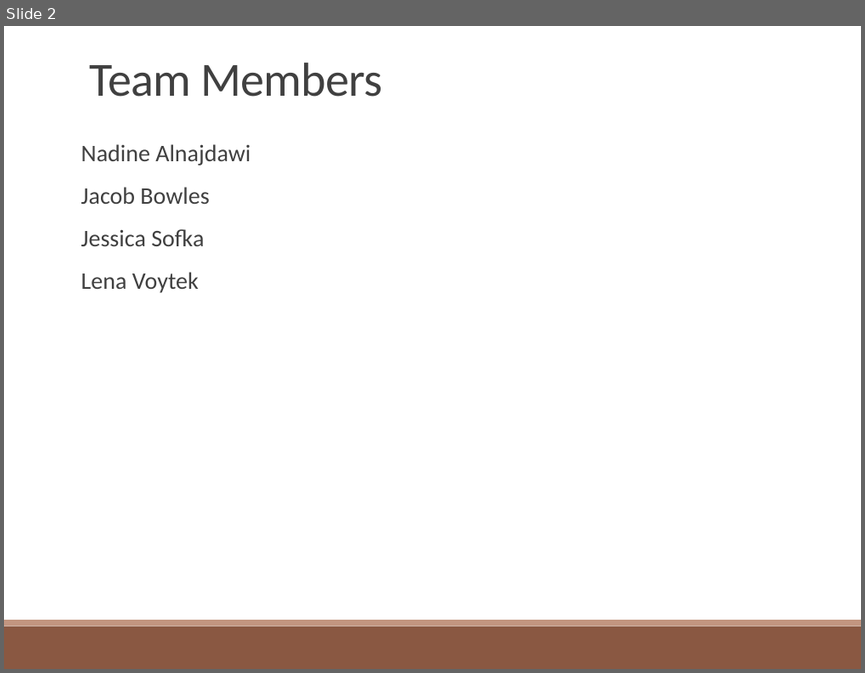
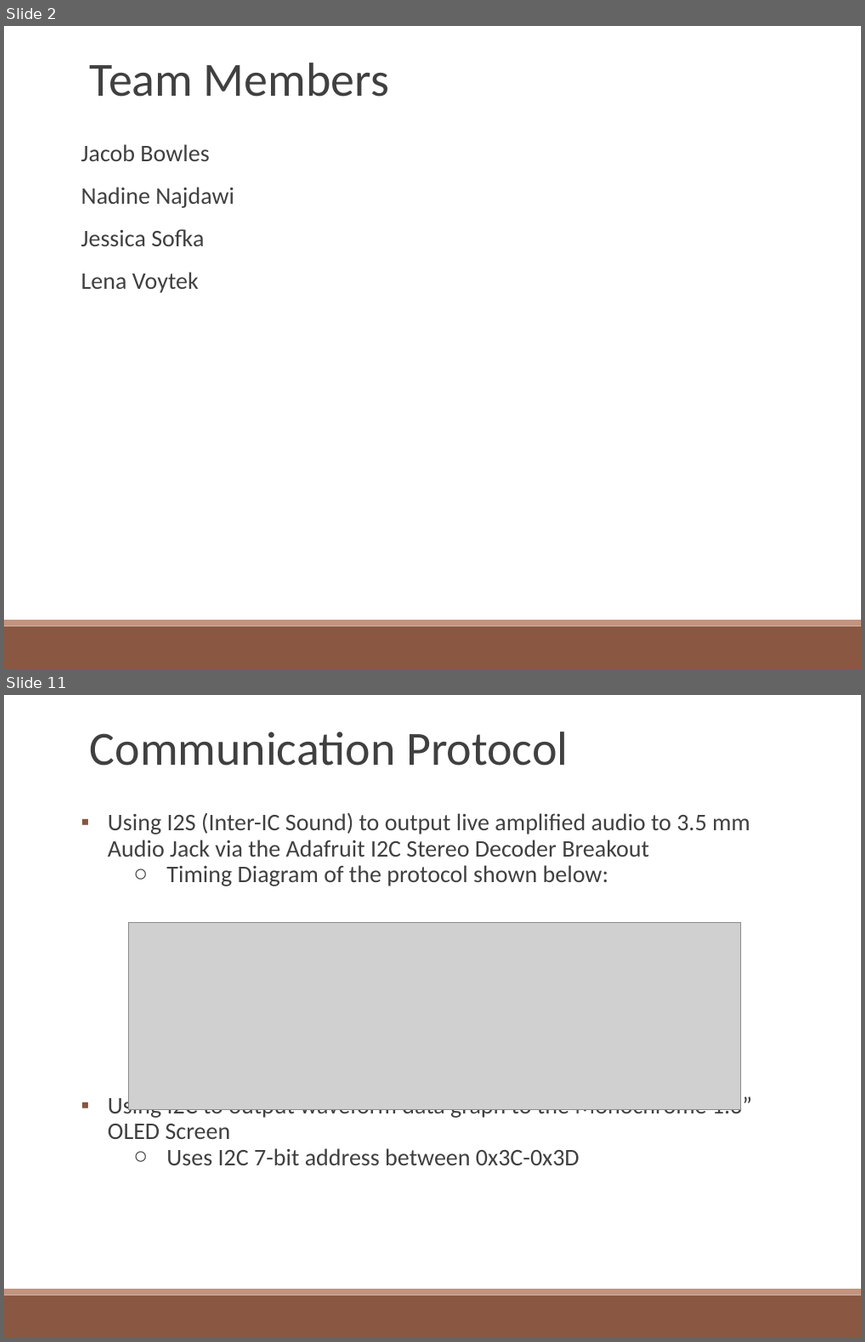
Before and after one commit to lvoytek/VoiceModulator, a slide deck: Proposal/FinalProposal.pptx. Shown one above the other, each under a label of ours: slide 2 before the commit, slides 2 and 11 after it; the slides between them are not shown. The pictures are 865x673 and 865x1342 pixels, drawn with LibreOffice and Linux fonts; fonts in the diff are those of the drawing; grey boxes stand for pictures. Boxes give left, top, right and bottom in pixels: in the first picture for what was removed or moved away, otherwise in the second. Text is boxed around its words. In the diff, an @@ line names an element or a change of style, - is before the commit and + after.

```diff
--- a/Proposal/FinalProposal.pptx
+++ b/Proposal/FinalProposal.pptx
@@ slide 11 added at (4, 695, 861, 1338), background #FFFFFF; not listed: 2 template elements that a slide beside it also shows @@
@@ text added at (90, 732, 568, 766), 40 pt, text #404040 @@
+Communication Protocol
@@ text added at (108, 812, 752, 1165), 20 pt, text #404040 @@
+▪ Using I2S (Inter-IC Sound) to output live amplified audio to 3.5 mm Audio Jack via the Adafruit I2C Stereo Decoder Breakout
+  ○ Timing Diagram of the protocol shown below:
+▪ Using I2C to output waveform data graph to the Monochrome 1.3” OLED Screen
+  ○ Uses I2C 7-bit address between 0x3C-0x3D
@@ picture added at (128, 923, 740, 1110) @@
@@ slide 2 changed as well @@
@@ text "Team Members" at (90, 63, 389, 97): letter spacing -0.5 to 0 pt @@
@@ text at (81, 144, 250, 165): paragraph removed @@
-Nadine Alnajdawi
@@ text at (81, 144, 209, 293): less space between paragraphs @@
@@ text at (81, 187, 234, 208): paragraph added @@
+Nadine Najdawi
```
Also in this commit, not shown: 2 other slides changed, 7 other slides added, 4 slides removed.
